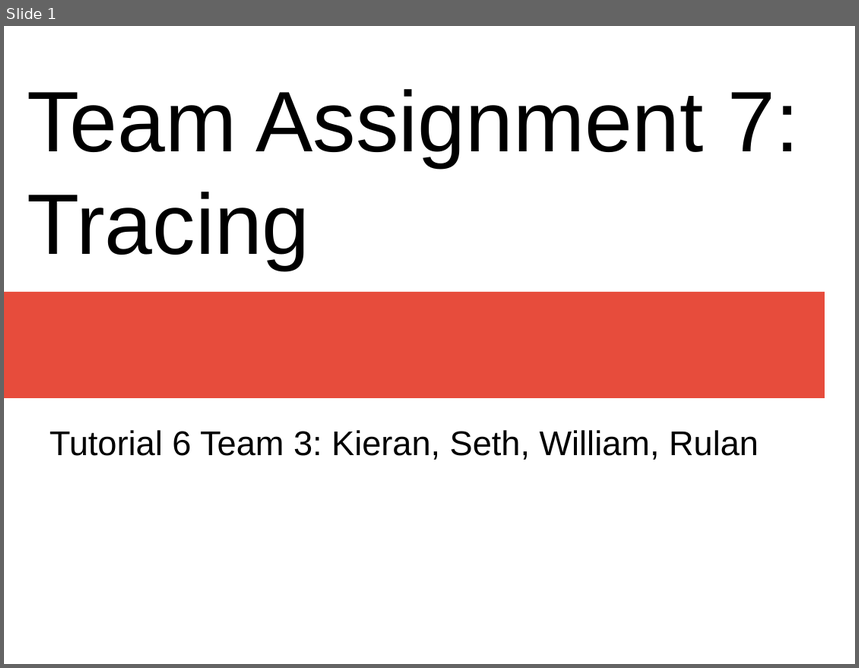
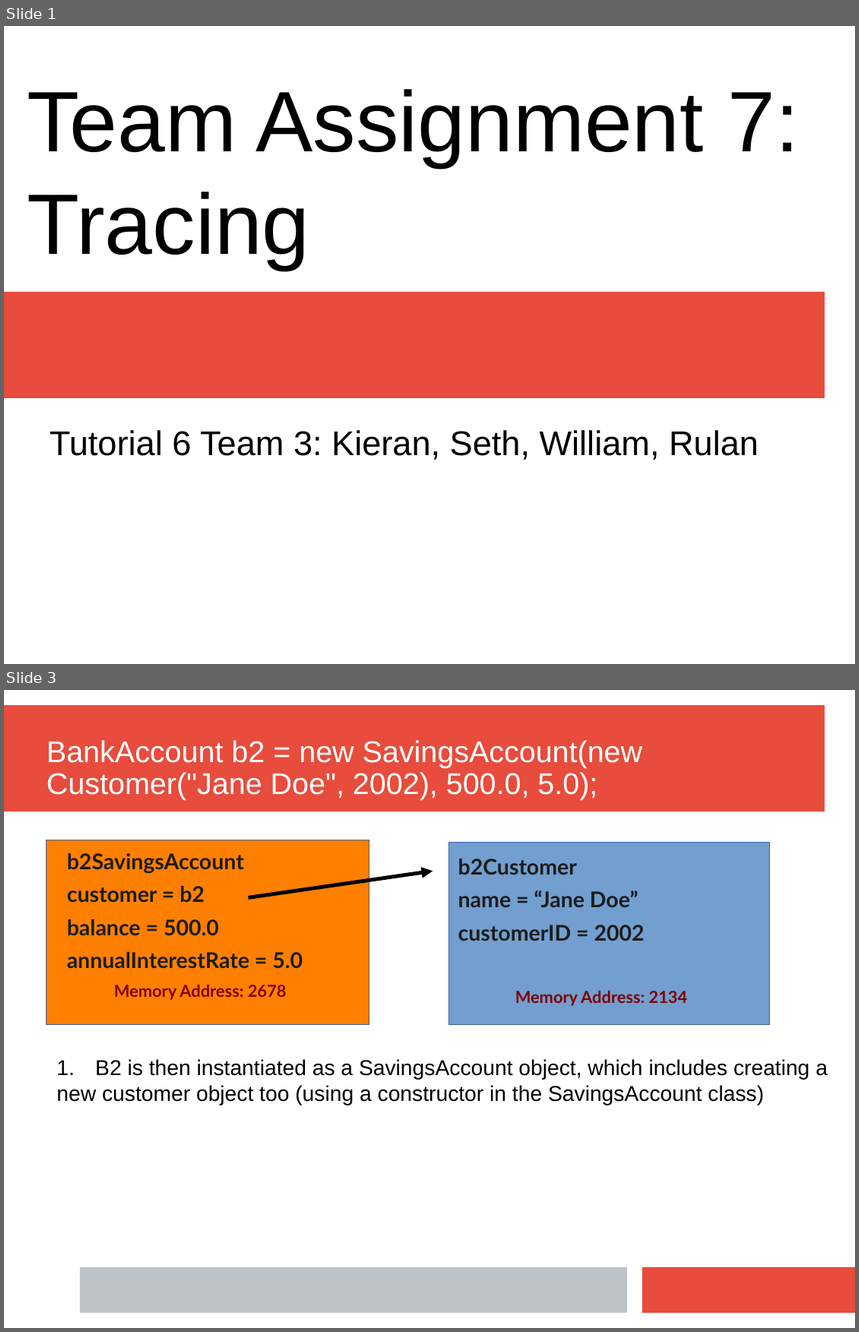
Before and after one commit to CPSC-233-Group-2018/Assignments, a slide deck: Assignment 7/AS7.pptx. Shown one above the other, each under a label of ours: slide 1 before the commit, slides 1 and 3 after it; the slides between them are not shown. The pictures are 859x668 and 859x1332 pixels, drawn with LibreOffice and Linux fonts; fonts in the diff are those of the drawing. Boxes give left, top, right and bottom in pixels: in the first picture for what was removed or moved away, otherwise in the second. Text is boxed around its words. In the diff, an @@ line names an element or a change of style, - is before the commit and + after.

```diff
--- a/Assignment 7/AS7.pptx
+++ b/Assignment 7/AS7.pptx
@@ slide 3 added at (4,690,855,1328), background #FFFFFF @@
@@ rectangle added at (4,705,825,812), fill #E74C3C @@
@@ title added at (47,740,643,800), 28 pt, text #FFFFFF @@
+BankAccount b2 = new SavingsAccount(new Customer("Jane Doe", 2002), 500.0, 5.0);
@@ rectangle added at (47,840,370,1024), fill #FF7F00, outline #3465A4 0.75 pt @@
@@ rectangle added at (449,842,770,1024), fill #729FCF, outline #3465A4 0.75 pt @@
@@ text added at (67,853,303,1000), 20.1 pt, text #1C1C1C, bold @@
+b2SavingsAccount
+customer = b2
+balance = 500.0
+annualInterestRate = 5.0
+Memory Address: 2678
@@ arrow added from (248, 897) to (433, 872), #000000 3.5 pt @@
@@ text added at (458,859,688,1006), 20.1 pt, text #1C1C1C, bold @@
+b2Customer
+name = “Jane Doe”
+customerID = 2002
+Memory Address: 2134
@@ text added at (56,1059,828,1106), 20 pt, text #000000 @@
+1. B2 is then instantiated as a SavingsAccount object, which includes creating a
+new customer object too (using a constructor in the SavingsAccount class)
@@ rectangle added at (80,1268,627,1313), fill #BDC3C7 @@
@@ rectangle added at (643,1268,855,1313), fill #E74C3C @@
```
Also in this commit, not shown: 2 slides changed, 2 other slides added, 1 slide removed.
